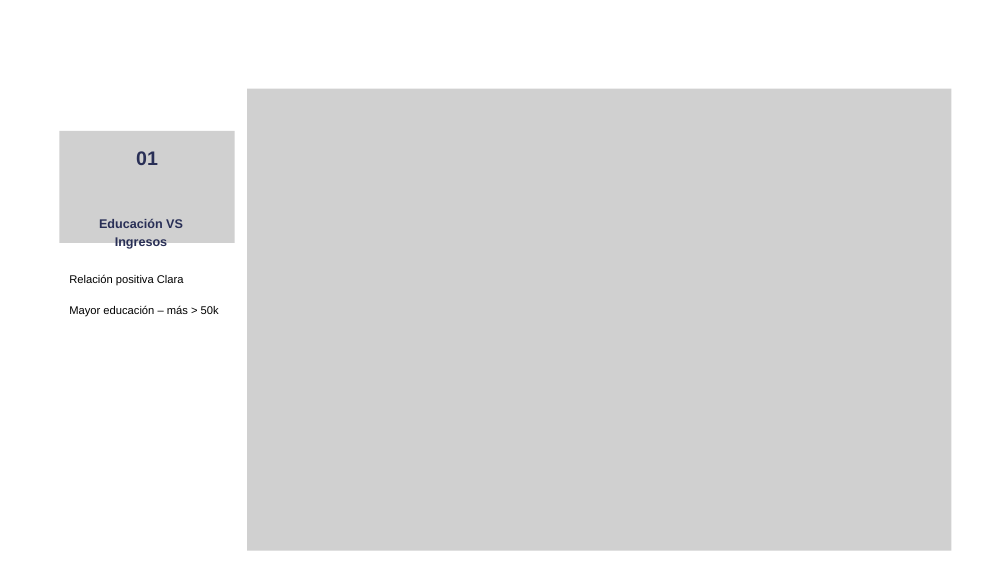
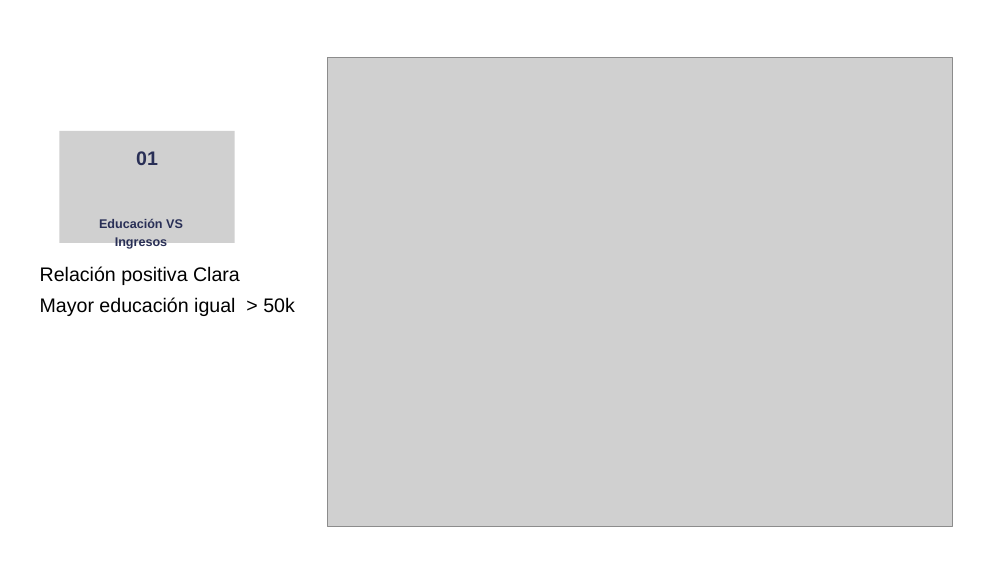
Before and after one commit to moralesgomezjm/EDA_Factores_nivel_de_ingresos, a slide deck: slide 8 of ANÁLISIS EXPLORATORIO DE DATOS.pptx. Drawn at 1008x567 pixels with LibreOffice and Linux fonts; fonts in the diff are those of the drawing; grey boxes stand for pictures. Boxes give left, top, right and bottom in pixels: in the first picture for what was removed or moved away, otherwise in the second. Text is boxed around its words. In the diff, an @@ line names an element or a change of style, - is before the commit and + after.

Commit message:
Varias actualizaciones
En Updated_analysis: nuevo análisis mulltivariante.
En la Memoria técnica: Están en rojo los párrafos que he incorporado
En la presentación he añadido las gráficas del análisis y he cambiado una gráfica (me parece visualmente más clara así).
En el archivo ampliación está todo el código que he incorporado.

```diff
--- a/ANÁLISIS EXPLORATORIO DE DATOS.pptx
+++ b/ANÁLISIS EXPLORATORIO DE DATOS.pptx
@@ picture: place and size @@
-picture at [247, 89, 952, 551]
+picture at [328, 57, 953, 526]
@@ freeform shape at [61, 200, 221, 367]: outline redrawn @@
@@ text at [40, 266, 240, 285]: size 16 to 28 pt in "Relación positiva Clara" @@
@@ text "Relación positiva Clara": place and size @@
-text "Relación positiva Clara" at [69, 274, 219, 316]
+text "Relación positiva Clara" at [40, 266, 295, 316]
@@ text at [40, 297, 295, 316]: text changed; size 16 to 28 pt @@
-Mayor educación – más > 50k
+Mayor educación igual > 50k
```
Also in this commit, not shown: 9 other slides changed, 3 slides added, 3 other files.
